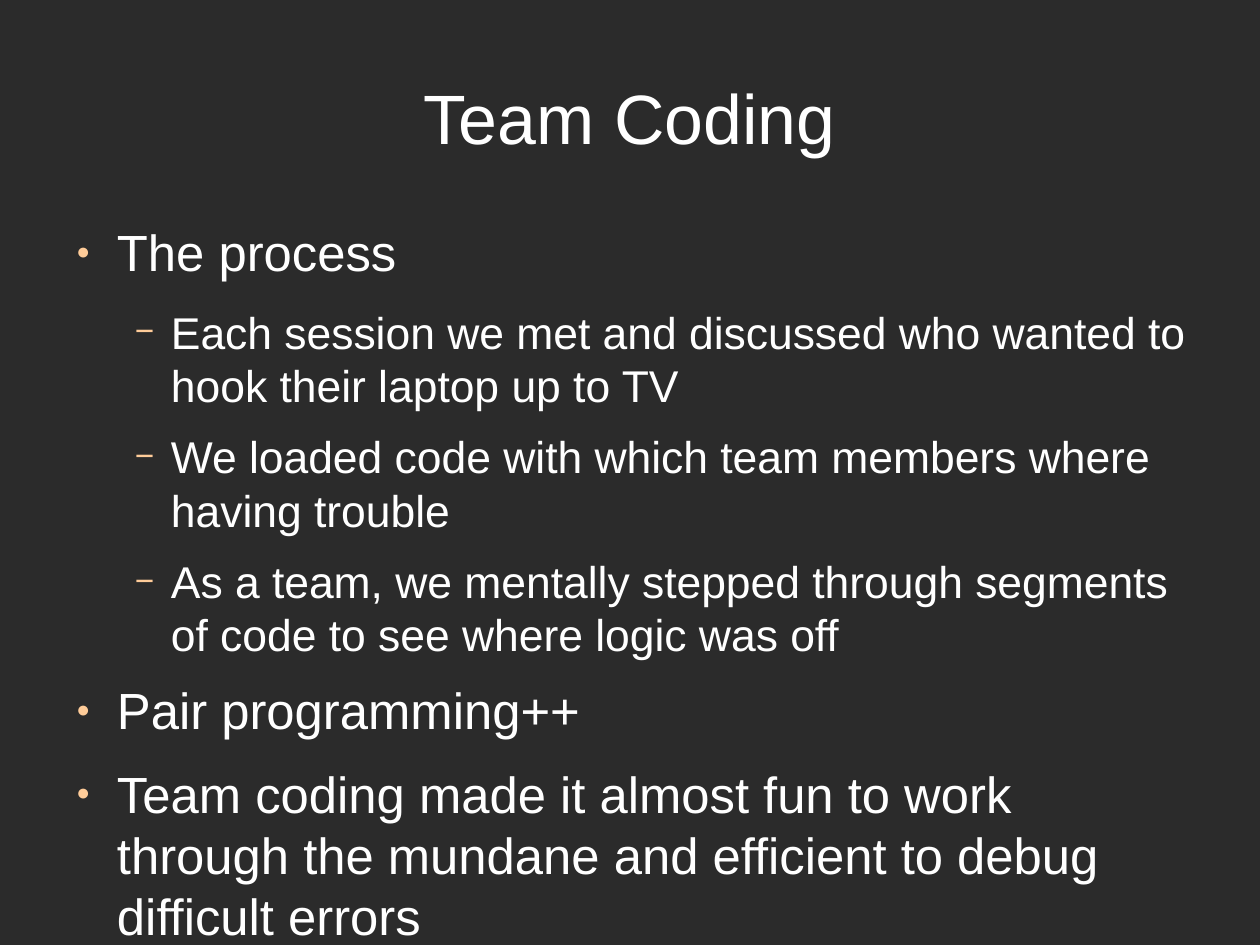
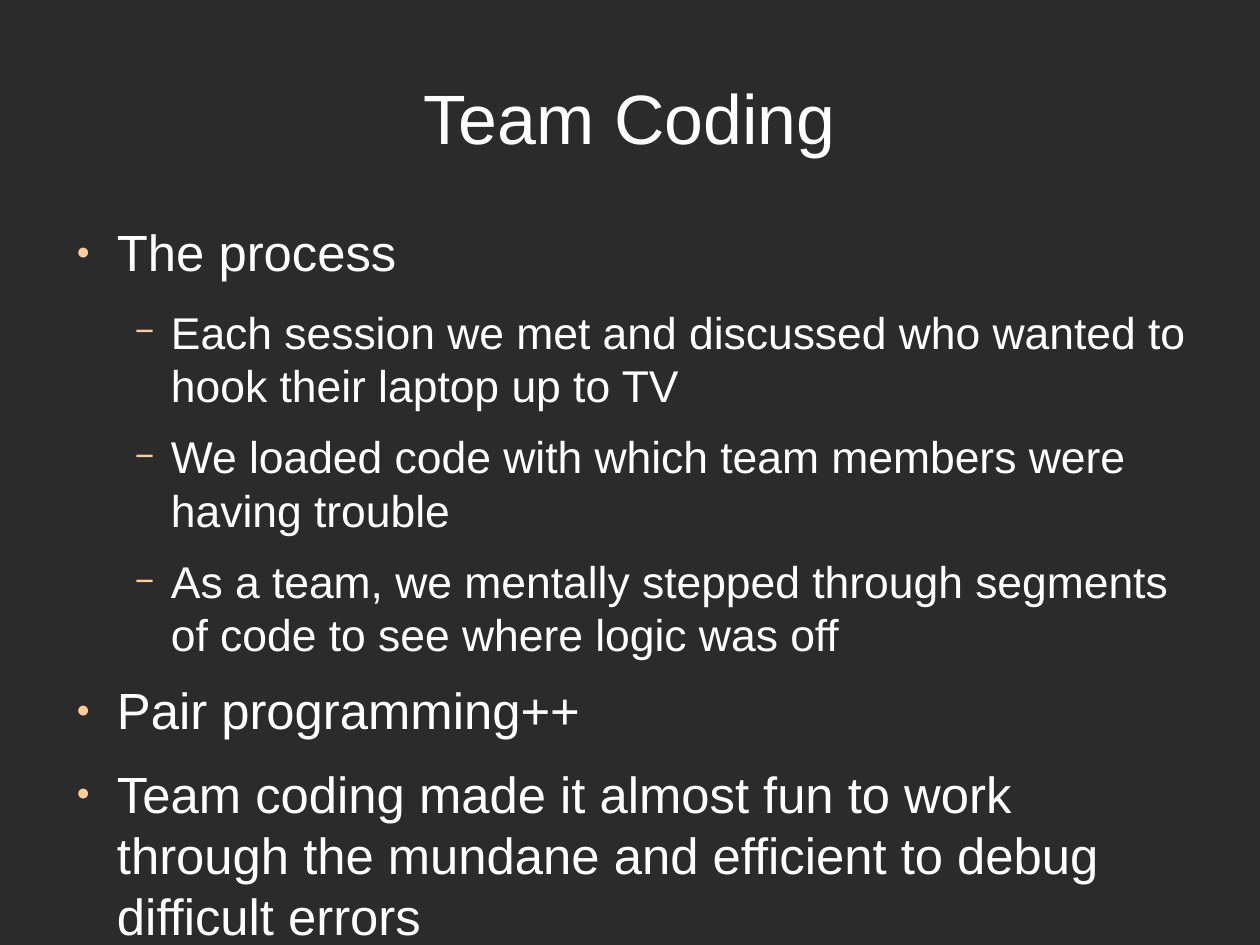
Before and after one commit to directrix1/se2, a slide deck: slide 3 of wip/SE2Presentation Implementation.odp. Drawn at 1260x945 pixels with LibreOffice and Linux fonts; fonts in the diff are those of the drawing; background and template pictures are left out; a plain dark background stands for a picture behind light text. Boxes give left, top, right and bottom in pixels: in the first picture for what was removed or moved away, otherwise in the second. Text is boxed around its words. In the diff, an @@ line names an element or a change of style, - is before the commit and + after.

```diff
--- a/wip/SE2Presentation Implementation.odp
+++ b/wip/SE2Presentation Implementation.odp
@@ text at box(171, 440, 1125, 536): text changed @@
-  − We loaded code with which team members where having trouble
+  − We loaded code with which team members were having trouble
```
Also in this commit, not shown: 2 other files.
